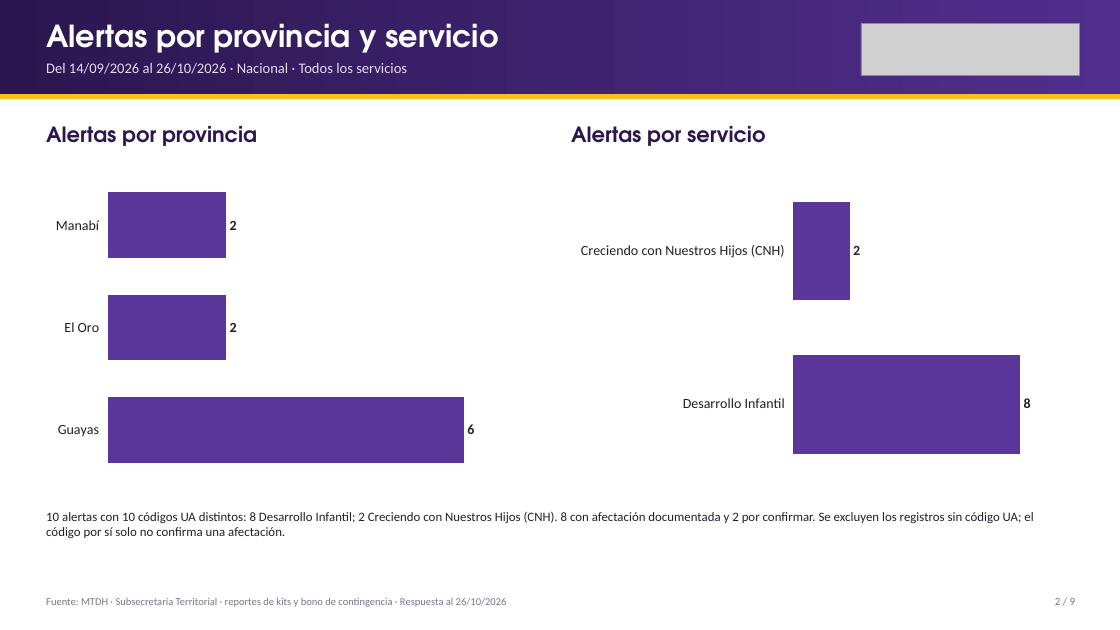
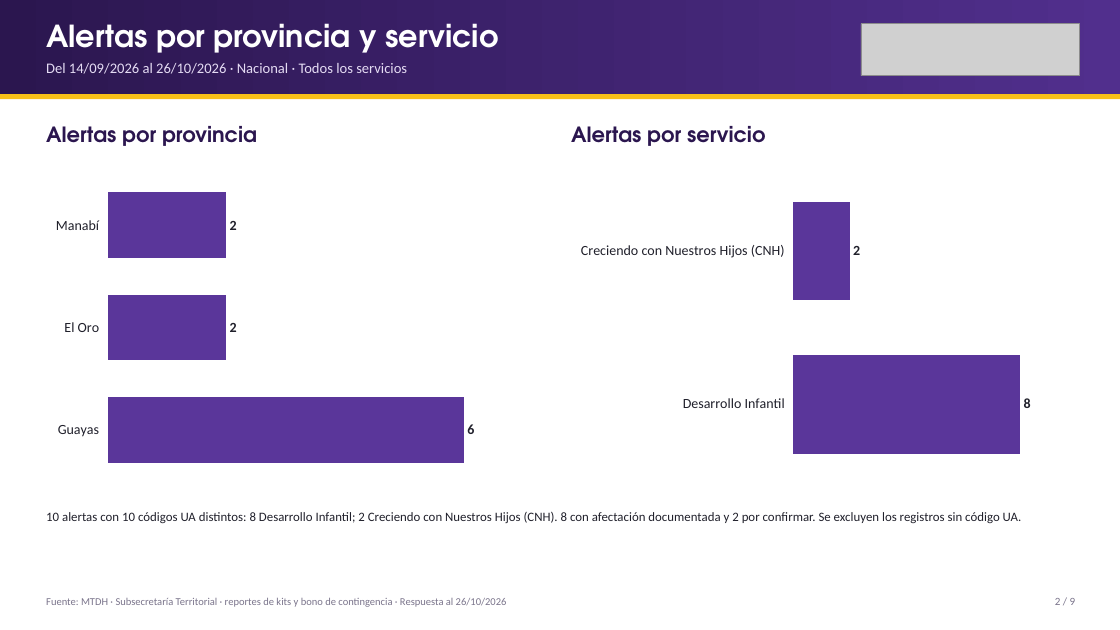
Before and after one commit to JuanAmbuludi/Sistema-Reporte-MTDH, a slide deck: slide 2 of docs/reportes/Seguimiento_ENOS_2026-10-26.pptx. Drawn at 1120x630 pixels with LibreOffice and Linux fonts; fonts in the diff are those of the drawing; grey boxes stand for pictures. Boxes give left, top, right and bottom in pixels: in the first picture for what was removed or moved away, otherwise in the second. Text is boxed around its words. In the diff, an @@ line names an element or a change of style, - is before the commit and + after.

```diff
--- a/docs/reportes/Seguimiento_ENOS_2026-10-26.pptx
+++ b/docs/reportes/Seguimiento_ENOS_2026-10-26.pptx
@@ text at [46,512,1022,523]: text changed @@
-10 alertas con 10 códigos UA distintos: 8 Desarrollo Infantil; 2 Creciendo con Nuestros Hijos (CNH). 8 con afectación documentada y 2 por confirmar. Se excluyen los registros sin código UA; el código por sí solo no confirma una afectación.
+10 alertas con 10 códigos UA distintos: 8 Desarrollo Infantil; 2 Creciendo con Nuestros Hijos (CNH). 8 con afectación documentada y 2 por confirmar. Se excluyen los registros sin código UA.
```
Also in this commit, not shown: 3 other slides changed, 1 slide added, 1 slide removed, 10 other files.
